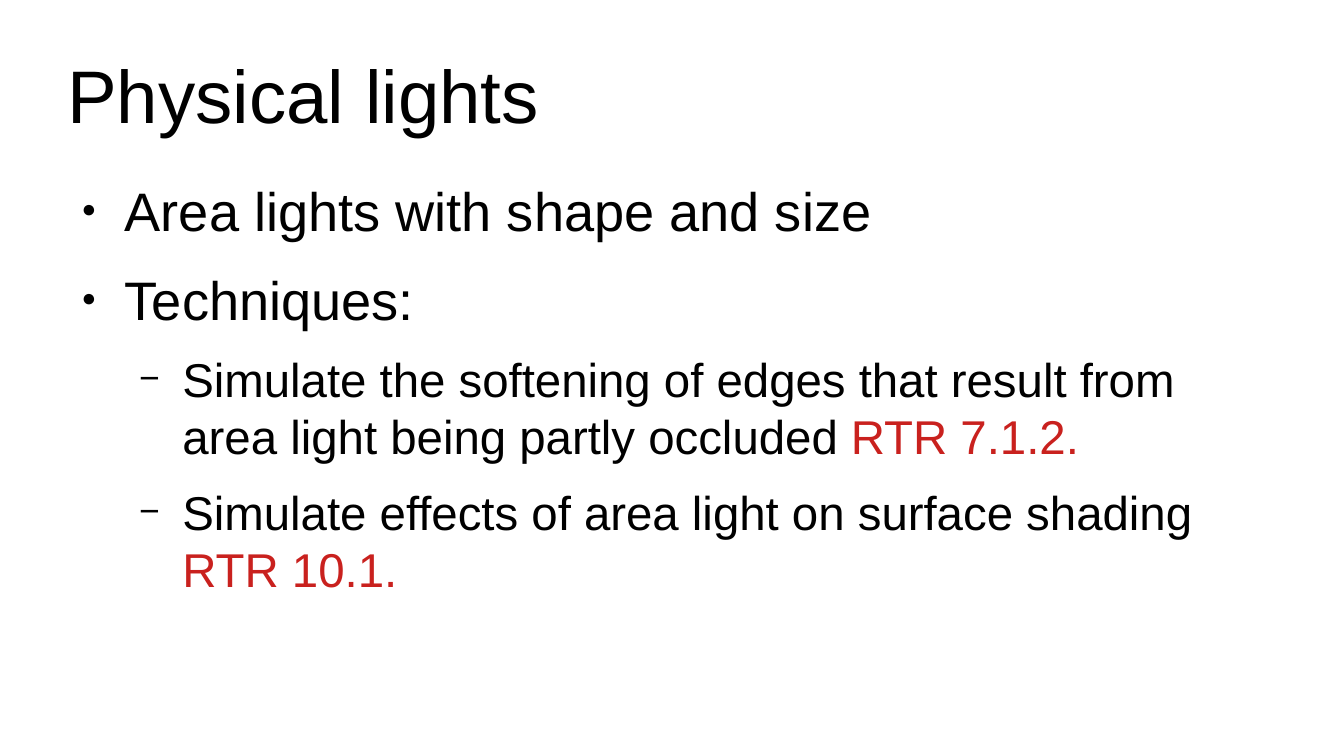
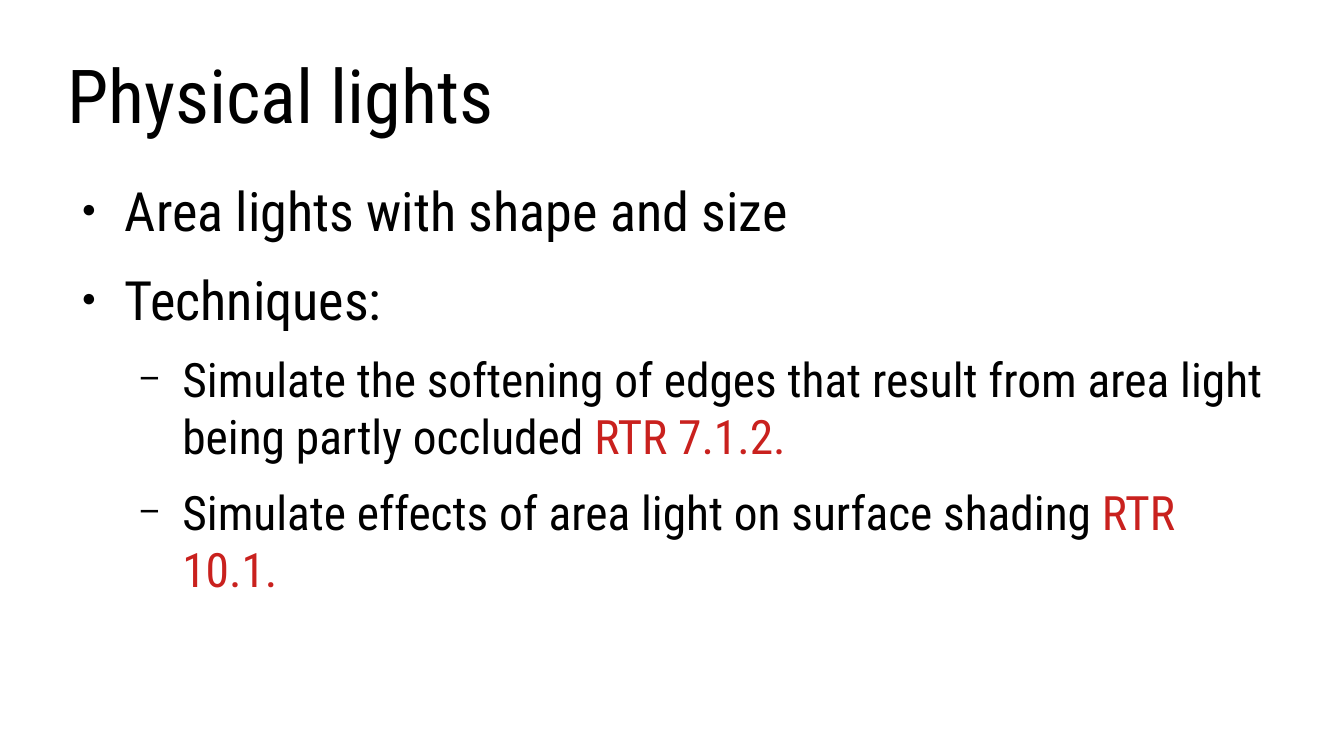
Before and after one commit to lorentzo/IntroductionToComputerGraphics, a slide deck: slide 5 of lectures/7_more_rendering/more_rendering.odp. Drawn at 1344x756 pixels with LibreOffice and Linux fonts; fonts in the diff are those of the drawing. Boxes give left, top, right and bottom in pixels: in the first picture for what was removed or moved away, otherwise in the second. Text is boxed around its words. In the diff, an @@ line names an element or a change of style, - is before the commit and + after.

```diff
--- a/lectures/7_more_rendering/more_rendering.odp
+++ b/lectures/7_more_rendering/more_rendering.odp
@@ title "Physical lights" at bbox=[67, 67, 494, 139]: font Arial to Roboto Condensed @@
@@ text "Area lights with shape and ..." at bbox=[125, 190, 1262, 588]: font Arial to Roboto Condensed @@
```
Also in this commit, not shown: 3 other slides changed, 7 other files.
